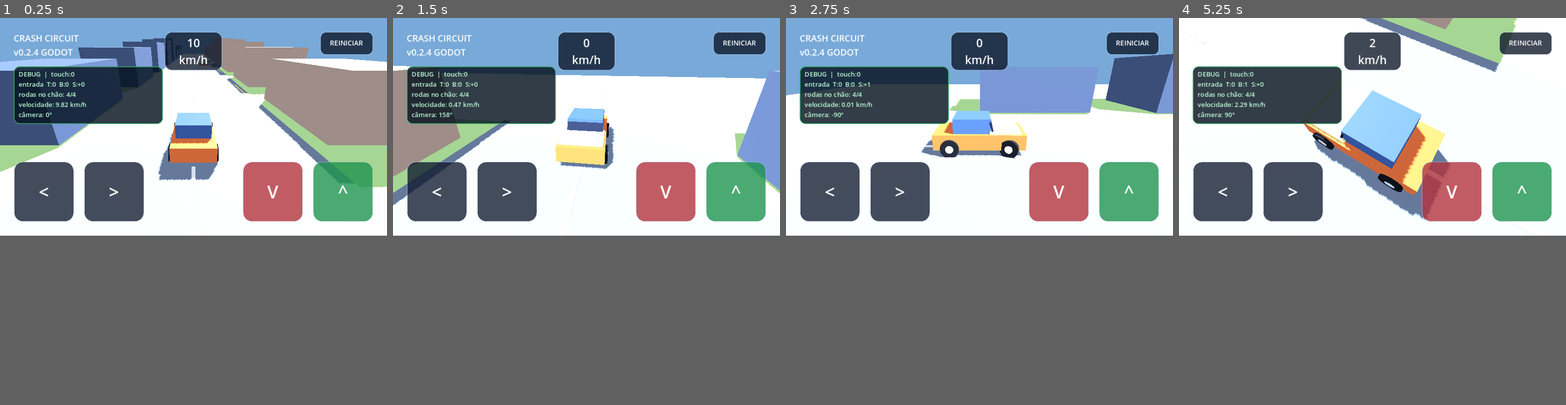
Above: before the commit, frames 1-4 (left to right).
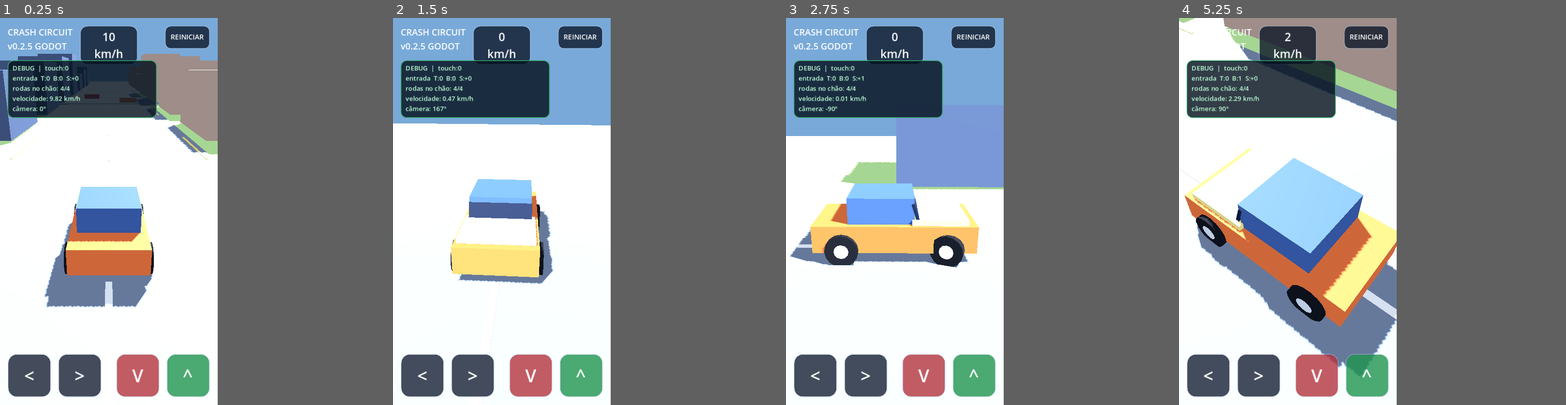
Above: after the commit, the same moments.

Repository: rasuda/Cargame-
Game: Godot game, scene res://scenes/main.tscn
Same seed, same stepped clock (60 frames per second), same inputs: the game is played once before the commit and once after it.
Inputs (mouse positions are in pixels of both pictures, inside the frame that each line leads up to):
- Up to frame 1 (0.25 s): no input
- Up to frame 2 (1.5 s): move the mouse to (671, 114) at 0.52 s; hold D (steer_right) 0.53-1.25 s; tap C (cycle_camera) at 0.6 s; click (671, 114) at 0.67 s; drag from (509, 137) to (567, 168) at 1.27 s
- Up to frame 3 (2.75 s): move the mouse to (1018, 79) at 2.02 s; hold D (steer_right) from 2.03 s (still down); tap C (cycle_camera) at 2.1 s
- Up to frame 4 (5.25 s): release D (steer_right) at 2.75 s; drag from (1353, 168) to (1256, 95) at 2.77 s; move the mouse to (1488, 161) at 3.52 s; hold A (steer_left) 3.53-4.25 s; tap C (cycle_camera) at 3.6, 5.1 s; drag from (1256, 95) to (1314, 72) at 4.27 s; move the mouse to (1391, 126) at 5.02 s; hold S (brake) from 5.03 s (still down); click (1391, 126) at 5.17 s
The window is 800x450 before the commit and 450x800 after it. Grey fills any space a smaller window leaves; there, only what the larger window draws over its background counts as a difference.

The runs differ from the first frame. In frame 1, 45% of the frame differs, in the area x 0-100%, y 0-98%; in frame 2, 37%; in frame 3, 42%; in frame 4, 51%, in the area x 0-97%, y 0-100%.

Commit message:
Switch to portrait and isolate bottom touch controls

Diff:
--- a/project.godot
+++ b/project.godot
@@ -9,11 +9,12 @@
 
 [display]
 
-window/size/viewport_width=960
-window/size/viewport_height=540
-window/size/window_width_override=1280
-window/size/window_height_override=720
+window/size/viewport_width=540
+window/size/viewport_height=960
+window/size/window_width_override=540
+window/size/window_height_override=960
 window/stretch/mode="canvas_items"
+window/stretch/aspect="keep"
 window/handheld/orientation=1
 
 [input]
--- a/scripts/hud.gd
+++ b/scripts/hud.gd
@@ -1,7 +1,7 @@
 class_name GameHud
 extends Control
 
-const VERSION := "v0.2.4 GODOT"
+const VERSION := "v0.2.5 GODOT"
 
 var title_label: Label
 var speed_label: Label
@@ -10,6 +10,7 @@
 var debug_visible := true
 var control_rects: Dictionary = {}
 var control_panels: Dictionary = {}
+var bottom_control_top := 0.0
 
 
 func _ready() -> void:
@@ -33,6 +34,10 @@
 		if control_rects.get(action, Rect2()).has_point(point):
 			return action
 	return ""
+
+
+func is_bottom_control_area(point: Vector2) -> bool:
+	return point.y >= bottom_control_top
 
 
 func set_action_active(action: String, active: bool) -> void:
@@ -104,13 +109,15 @@
 	var button_size := clampf(viewport_size.x * 0.16, 108.0, 150.0)
 	var gap := clampf(button_size * 0.16, 16.0, 24.0)
 	var bottom := viewport_size.y - margin
+	bottom_control_top = bottom - button_size - gap
 
 	title_label.position = Vector2(margin, margin)
-	title_label.size = Vector2(260, 70)
+	title_label.size = Vector2(170 if viewport_size.x < 700.0 else 260, 70)
 	speed_label.position = Vector2(viewport_size.x * 0.5 - 72, margin)
 	speed_label.size = Vector2(144, 96)
-	reset_label.position = Vector2(viewport_size.x - margin - 132, margin)
-	reset_label.size = Vector2(132, 58)
+	var reset_width := 112.0 if viewport_size.x < 700.0 else 132.0
+	reset_label.position = Vector2(viewport_size.x - margin - reset_width, margin)
+	reset_label.size = Vector2(reset_width, 58)
 	control_rects["reset"] = Rect2(reset_label.position, reset_label.size)
 
 	var left_rect := Rect2(Vector2(margin, bottom - button_size), Vector2.ONE * button_size)
--- a/scripts/main.gd
+++ b/scripts/main.gd
@@ -62,6 +62,9 @@
 			touch_actions[event.index] = action
 			hud.set_action_active(action, true)
 			get_viewport().set_input_as_handled()
+		elif hud.is_bottom_control_area(event.position):
+			# A faixa inferior é exclusiva dos controles e não movimenta a câmera.
+			get_viewport().set_input_as_handled()
 		elif camera_touch == -1:
 			camera_touch = event.index
 			camera_touch_origin = event.position
Not shown, changed: export_presets.cfg
Not shown, changed: .github/workflows/deploy.yml
